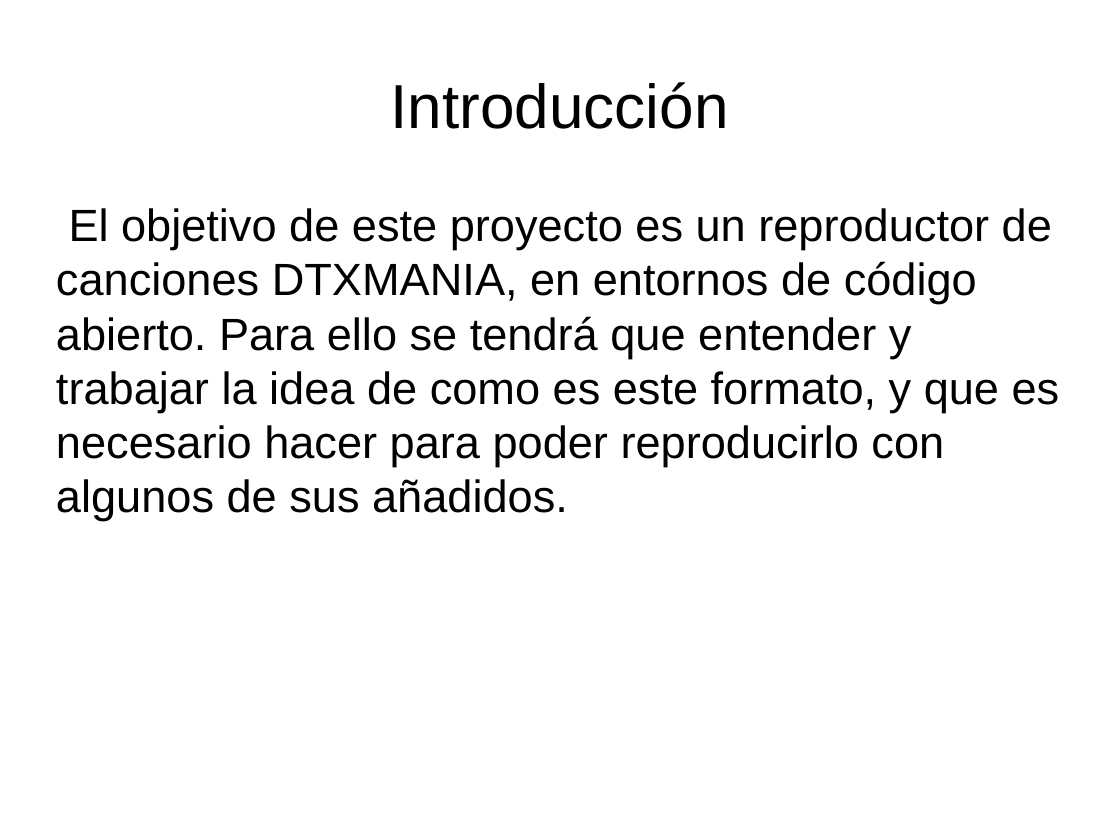
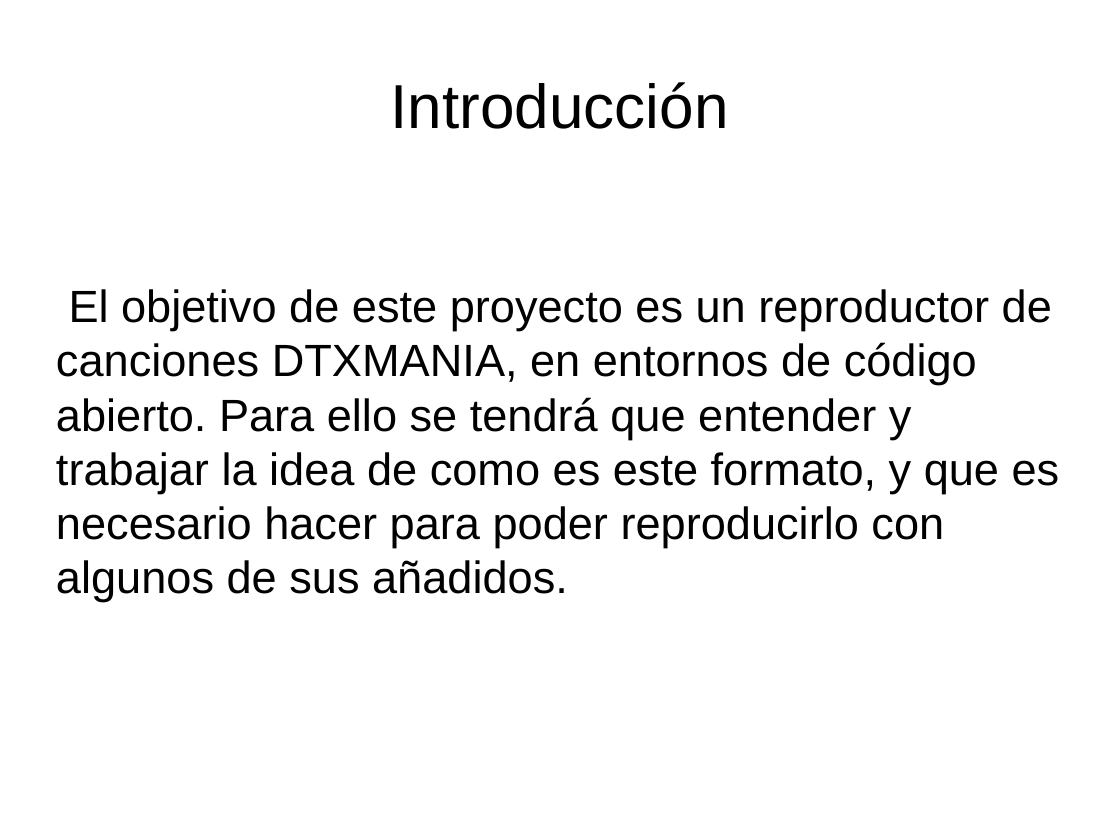
Before and after one commit to kapoira/pyDTX, a slide deck: slide 2 of Documentacion_proyecto/Presentacion pydtx.odp. Drawn at 1120x840 pixels with LibreOffice and Linux fonts; fonts in the diff are those of the drawing. Boxes give left, top, right and bottom in pixels: in the first picture for what was removed or moved away, otherwise in the second. Text is boxed around its words. In the diff, an @@ line names an element or a change of style, - is before the commit and + after.

```diff
--- a/Documentacion_proyecto/Presentacion pydtx.odp
+++ b/Documentacion_proyecto/Presentacion pydtx.odp
@@ text "El objetivo de este proyecto ..." at [56, 289, 1060, 602]: vertical alignment top to middle @@
```
Also in this commit, not shown: 1 other slide changed, 1 slide added.
